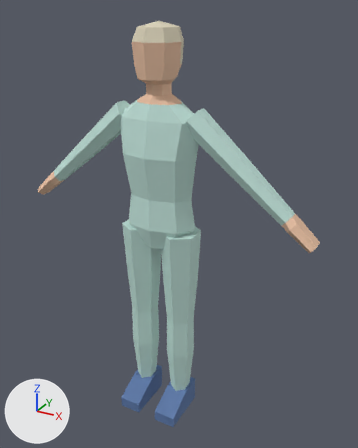
An edit to the FBX model Assets/Character/Patient_Male_Old/Patient_Male_Old.fbx, drawn before and after from the same camera.
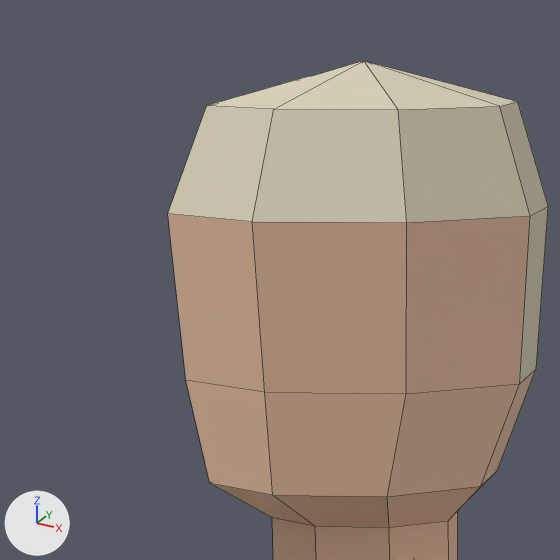
There are two pictures of each version: one whole from a camera (50 mm lens) standing at (1.037, -1.722, 1.85) and looking at (0.067, 0.041, 0.968), one close up on the part from 30% to 52% of the width and 3% to 20% of the height. Arrows for +X, +Y and +Z are at lower left; the lights stay in place. The older version's two pictures come first. The close-ups show mesh edges as thin lines.

Objects in the first close-up: 'Patient_Male_Old'.
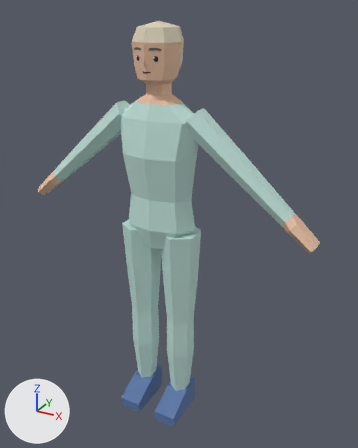
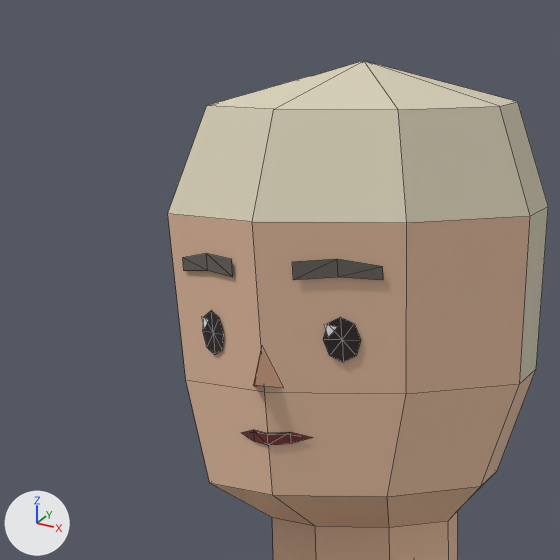
The edits, one by one:
Picture 'FacePalette.png' (img_facepalette_png) is new.
Material 'Patient_Male_Old_Face' (mat_patient_male_old_face) is new.
Its texture is img_facepalette_png.
Its roughness is 0.55.
me_patient_male_old is used by ob_patient_male_old; location (0.0, 0.0, 0.0).
me_patient_male_old had 249 vertices, 228 faces and spanned x -0.69..0.69, y -0.16..0.1, z 0.0..1.8.
me_patient_male_old now has 329 vertices, 289 faces and spans x -0.69..0.69, y -0.16..0.1, z 0.0..1.8.
Part 1, on me_patient_male_old:
80 vertices are added at x -0.06..0.06, y -0.11..-0.08, z 1.62..1.71.
61 new faces join them, mat_patient_male_old_face (picture img_facepalette_png).
me_patient_male_old gains material mat_patient_male_old_face (picture img_facepalette_png).

Changed parts and their boxes [x1, y1, x2, y2] in the close-ups (560 x 560 px):
part 1 of me_patient_male_old, added
    after: [183, 253, 383, 445]
